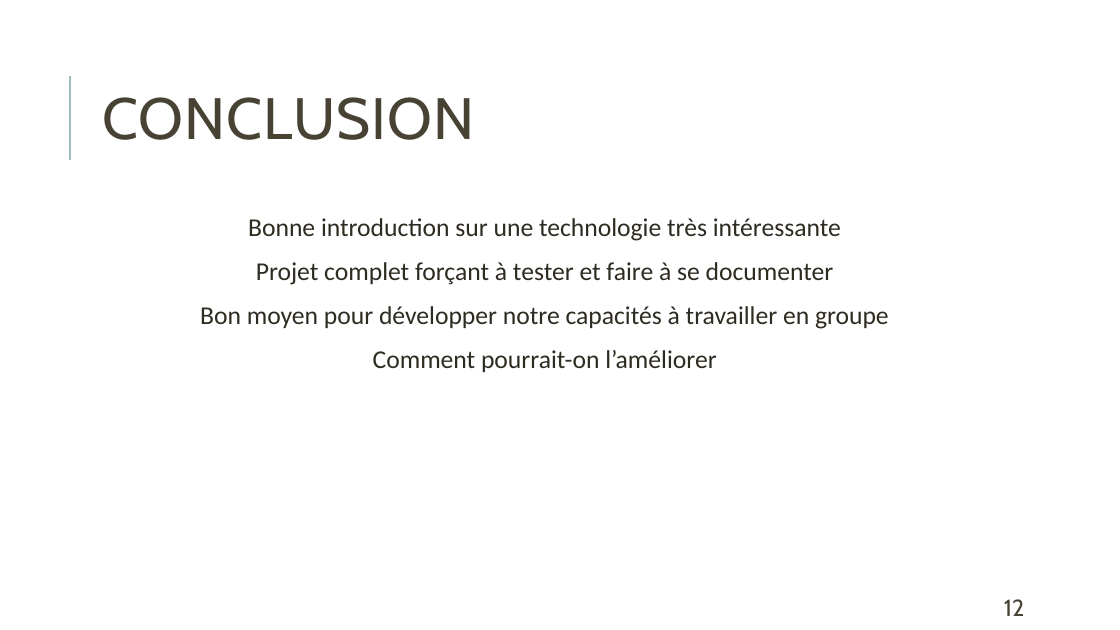
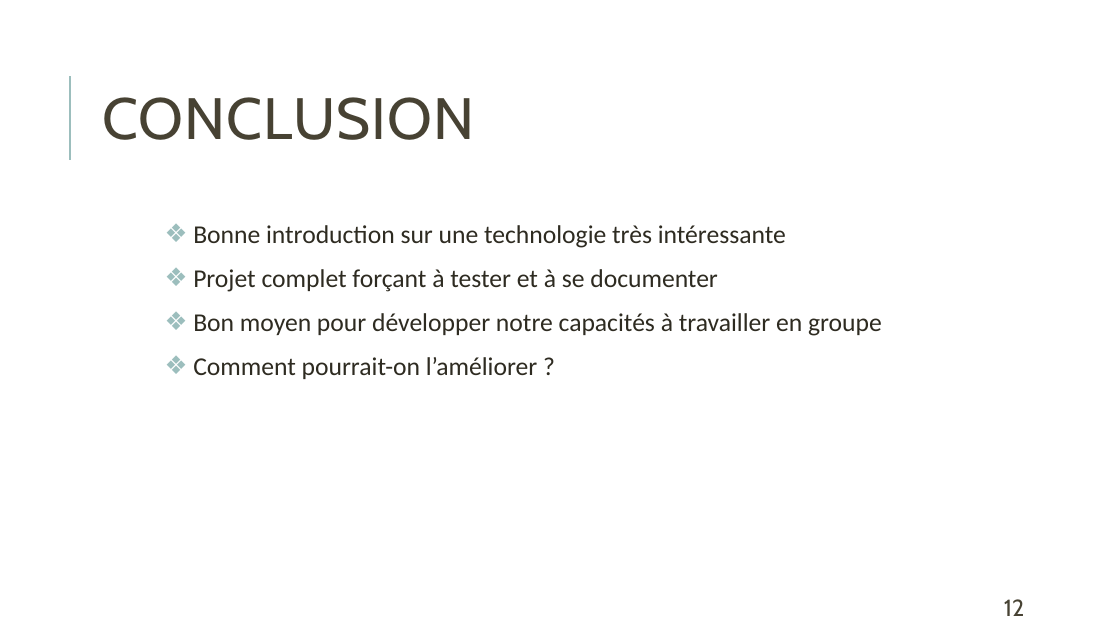
Before and after one commit to OlivierHILDENBRAND/Sondage_Project, a slide deck: slide 12 of Divers/Weber_Hugo_Olivier_CDA_Projet_Sondage.pptx. Drawn at 1120x630 pixels with LibreOffice and Linux fonts; fonts in the diff are those of the drawing. Boxes give left, top, right and bottom in pixels: in the first picture for what was removed or moved away, otherwise in the second. Text is boxed around its words. In the diff, an @@ line names an element or a change of style, - is before the commit and + after.

```diff
--- a/Divers/Weber_Hugo_Olivier_CDA_Projet_Sondage.pptx
+++ b/Divers/Weber_Hugo_Olivier_CDA_Projet_Sondage.pptx
@@ text "Bonne introduction sur une technologie ...": place and size @@
-text "Bonne introduction sur une technologie ..." at bbox=[200, 218, 889, 372]
+text "Bonne introduction sur une technologie ..." at bbox=[193, 225, 882, 379]
@@ text at bbox=[193, 225, 882, 336]: alignment centre to left; bullet   to ❖ @@
@@ text at bbox=[193, 269, 718, 292]: text changed @@
-  Projet complet forçant à tester et faire à se documenter
+❖ Projet complet forçant à tester et à se documenter
@@ text at bbox=[193, 357, 537, 379]: text changed @@
-  Comment pourrait-on l’améliorer
+❖ Comment pourrait-on l’améliorer ?
```
Also in this commit, not shown: 9 other slides changed.
